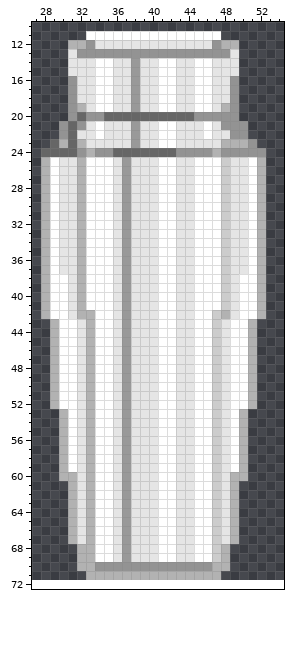
File history of a sprite sheet, animal_bar/sprites/spr_shaker/ff8a866f-1d18-4b89-847f-57d043e346d5.png. Above is the file before it was changed.
The file is 64x64 pixels. Shown: x 27..54, y 10..72. The old version is drawn lined up with the new one, on the new canvas.
After the commit:
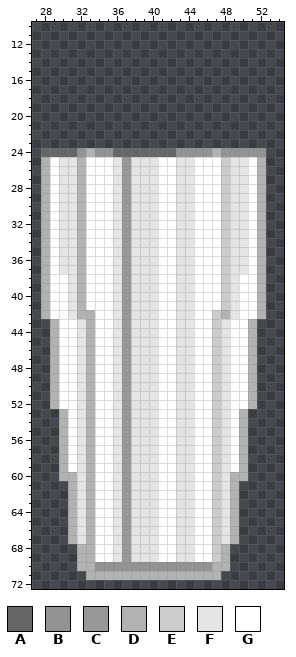
Palette (. is transparent): A #666666  B #939393  C #999999  D #b2b2b2  E #cccccc  F #e5e5e5  G #ffffff
What changed:
canvas 64x64 -> 80x80, the old top-left corner now at 8,8
Changed rows in their new state; - is an unchanged pixel.
first column x 29:
11 ----...............----
12 --...................--
13 --...................--
14 --...................--
15 --...................--
16 --...................--
17 --...................--
18 --...................--
19 --...................--
20 --...................--
21 -.....................-
22 -.....................-
23 .......................
